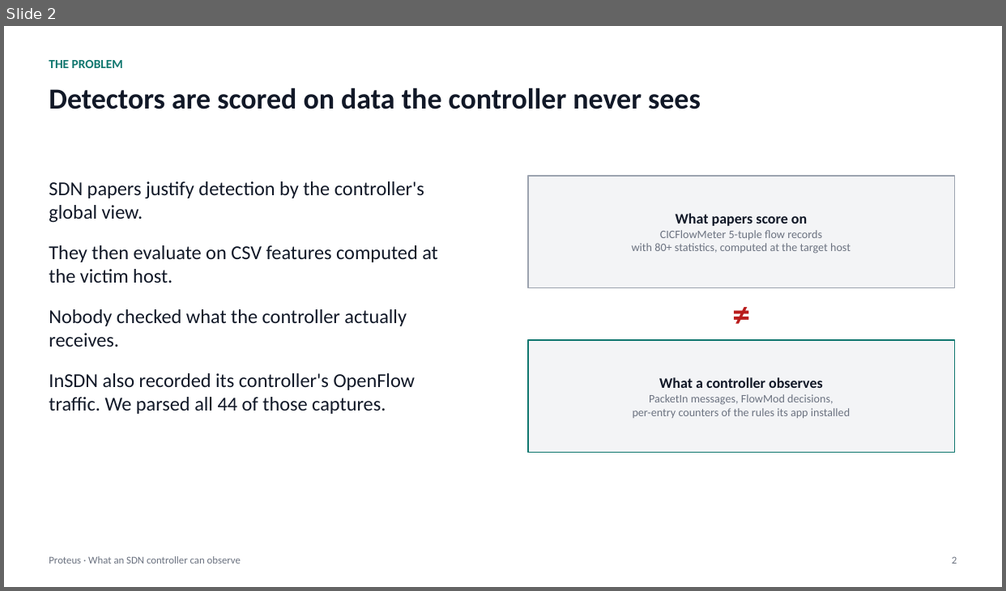
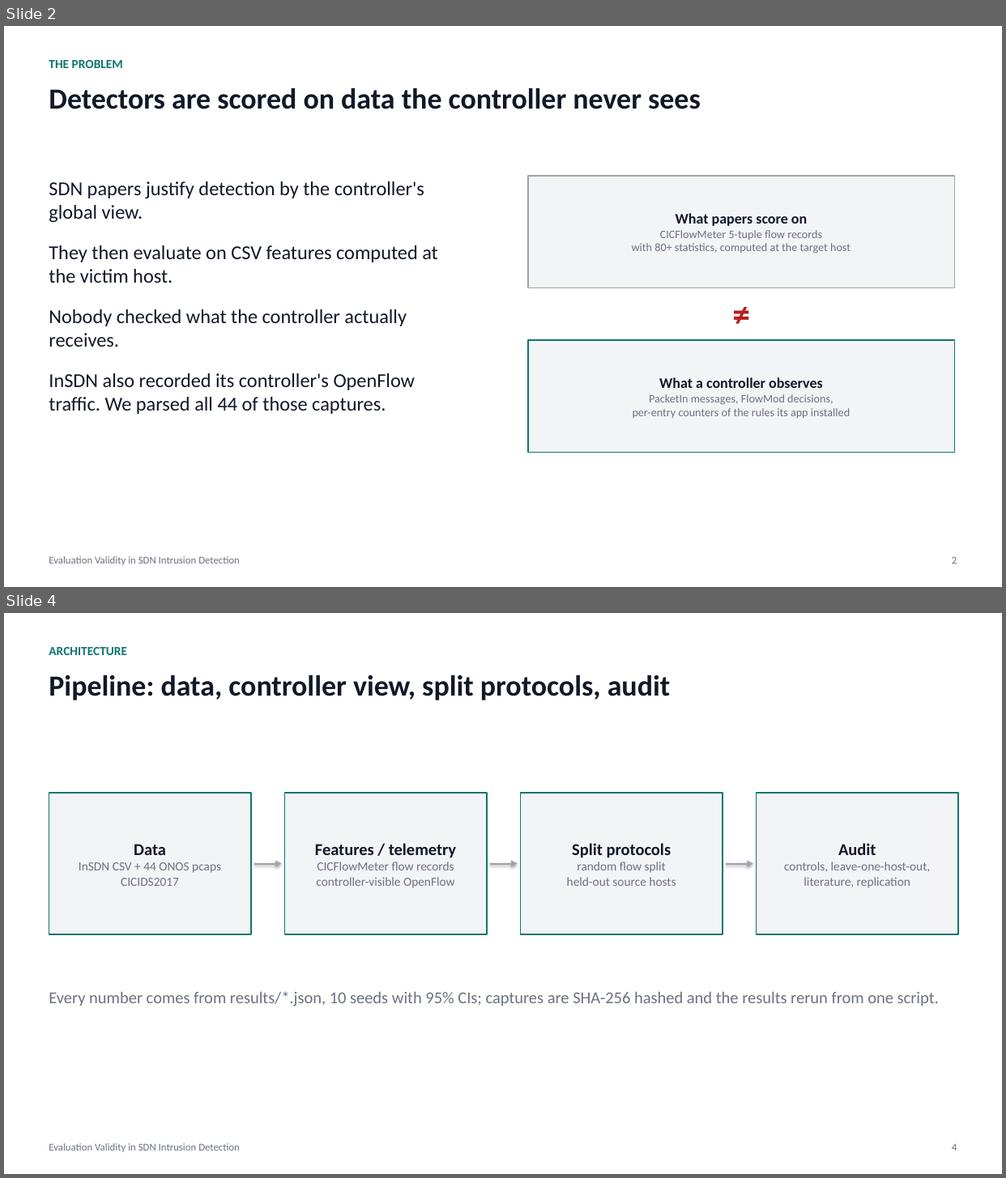
Before and after one commit to adhyan-jain/Proteus, a slide deck: research/insdn_controller/PRESENTATION.pptx. Shown one above the other, each under a label of ours: slide 2 before the commit, slides 2 and 4 after it; the slides between them are not shown. The pictures are 1006x591 and 1006x1178 pixels, drawn with LibreOffice and Linux fonts; fonts in the diff are those of the drawing. Boxes give left, top, right and bottom in pixels: in the first picture for what was removed or moved away, otherwise in the second. Text is boxed around its words. In the diff, an @@ line names an element or a change of style, - is before the commit and + after.

Commit message:
Deck: rebuild as 14 slides mirroring the paper (contributions, pipeline, audit, host structure on two datasets, limitations)

```diff
--- a/research/insdn_controller/PRESENTATION.pptx
+++ b/research/insdn_controller/PRESENTATION.pptx
@@ slide 4 added at bbox=[4, 613, 1002, 1174], background #FFFFFF @@
@@ text added at bbox=[49, 647, 127, 655], 12 pt, text #0F766E, bold @@
+ARCHITECTURE
@@ text added at bbox=[49, 675, 670, 700], 28 pt, text #111827, bold @@
+Pipeline: data, controller view, split protocols, audit
@@ rectangle added at bbox=[49, 793, 251, 935], fill #F3F4F6, outline #0F766E 1.25 pt, 12 pt, text #6B7280 @@
+Data
+InSDN CSV + 44 ONOS pcaps
+CICIDS2017
@@ rectangle added at bbox=[285, 793, 487, 935], fill #F3F4F6, outline #0F766E 1.25 pt, 12 pt, text #6B7280 @@
+Features / telemetry
+CICFlowMeter flow records
+controller-visible OpenFlow
@@ rectangle added at bbox=[521, 793, 722, 935], fill #F3F4F6, outline #0F766E 1.25 pt, 12 pt, text #6B7280 @@
+Split protocols
+random flow split
+held-out source hosts
@@ rectangle added at bbox=[756, 793, 958, 935], fill #F3F4F6, outline #0F766E 1.25 pt, 12 pt, text #6B7280 @@
+Audit
+controls, leave-one-host-out,
+literature, replication
@@ arrow added from (254, 864) to (282, 864), #9CA3AF 1.5 pt @@
@@ arrow added from (490, 864) to (518, 864), #9CA3AF 1.5 pt @@
@@ arrow added from (726, 864) to (753, 864), #9CA3AF 1.5 pt @@
@@ text added at bbox=[49, 991, 939, 1007], 16 pt, text #6B7280 @@
+Every number comes from results/*.json, 10 seeds with 95% CIs; captures are SHA-256 hashed and the results rerun from one script.
@@ text added at bbox=[49, 1144, 240, 1152], 10 pt, text #6B7280 @@
+Evaluation Validity in SDN Intrusion Detection
@@ text added at bbox=[952, 1144, 957, 1151], 10 pt, text #6B7280 @@
+4
@@ slide 2 changed as well @@
@@ text at bbox=[49, 557, 240, 565]: text changed @@
-Proteus · What an SDN controller can observe
+Evaluation Validity in SDN Intrusion Detection
```
Also in this commit, not shown: 9 other slides changed, 3 other slides added, 8 slides removed, 1 other file.
